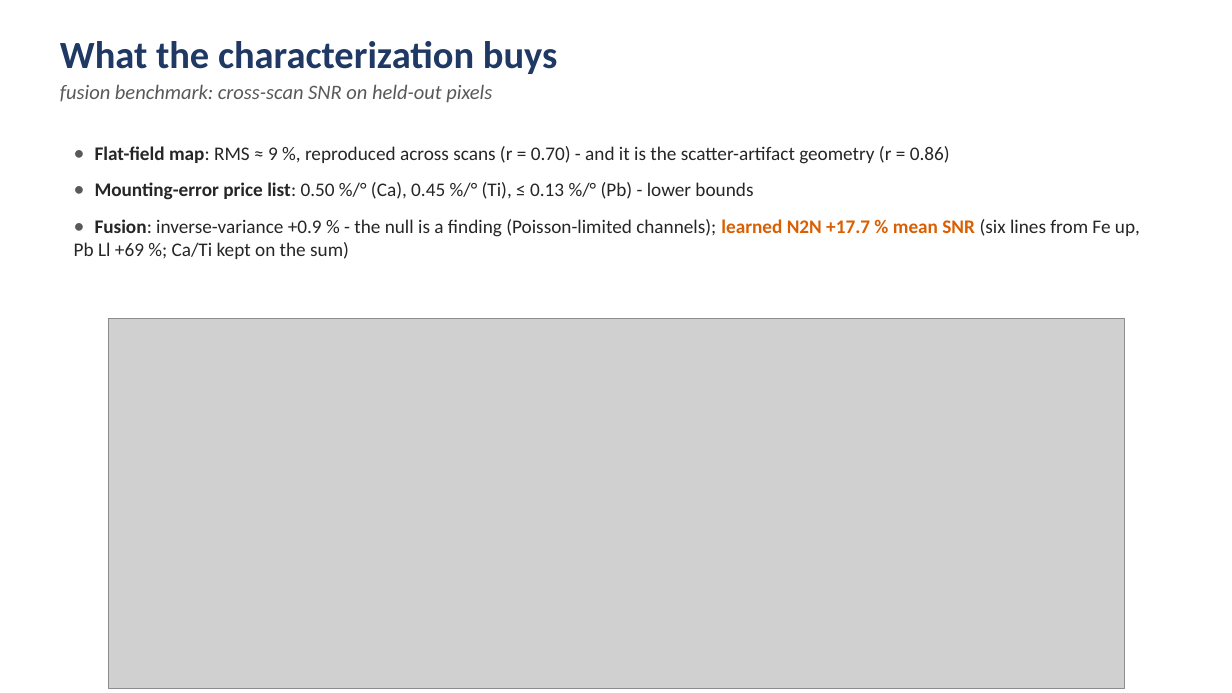
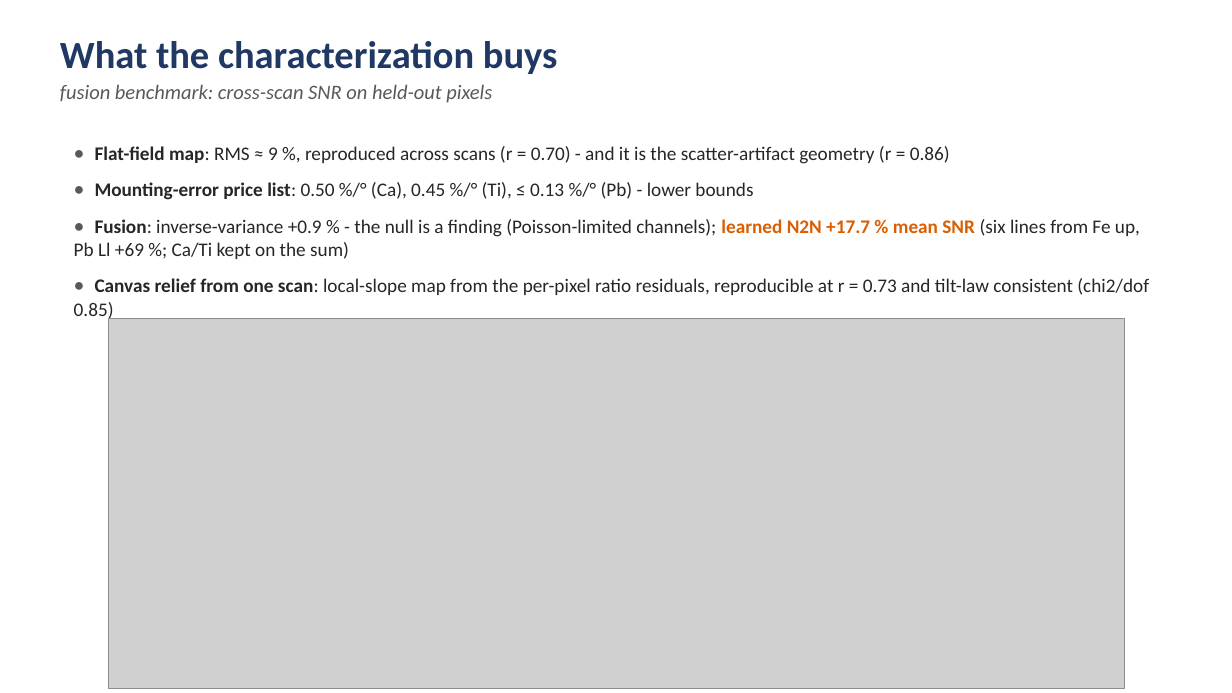
Before and after one commit to JankoVukobratovic/VincaInternship, a slide deck: slide 9 of presentation/dual_detector_talk.pptx. Drawn at 1232x693 pixels with LibreOffice and Linux fonts; fonts in the diff are those of the drawing; grey boxes stand for pictures. Boxes give left, top, right and bottom in pixels: in the first picture for what was removed or moved away, otherwise in the second. Text is boxed around its words. In the diff, an @@ line names an element or a change of style, - is before the commit and + after.

Commit message:
Closure test, per-pixel weighting null, fusion showcase, canvas topography in degrees; calibrated integral-anchored N2N (+15.2% held-out, worst bias 8%); talk: delivered results and backup slides

```diff
--- a/presentation/dual_detector_talk.pptx
+++ b/presentation/dual_detector_talk.pptx
@@ text at [74,278,1149,321]: paragraph added @@
+• Canvas relief from one scan: local-slope map from the per-pixel ratio residuals, reproducible at r = 0.73 and tilt-law consistent (chi2/dof 0.85)
```
Also in this commit, not shown: 2 slides added, 46 other files.
